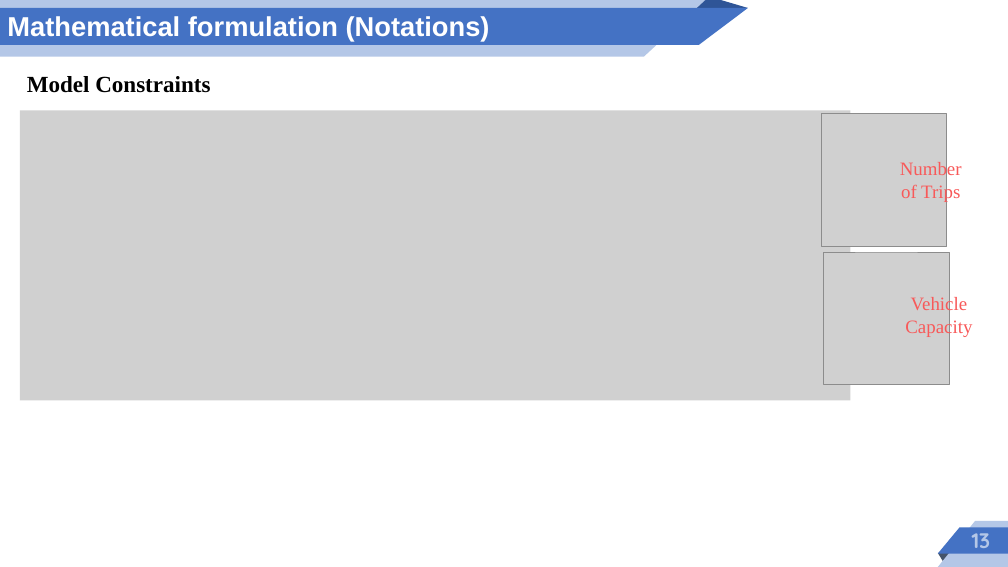
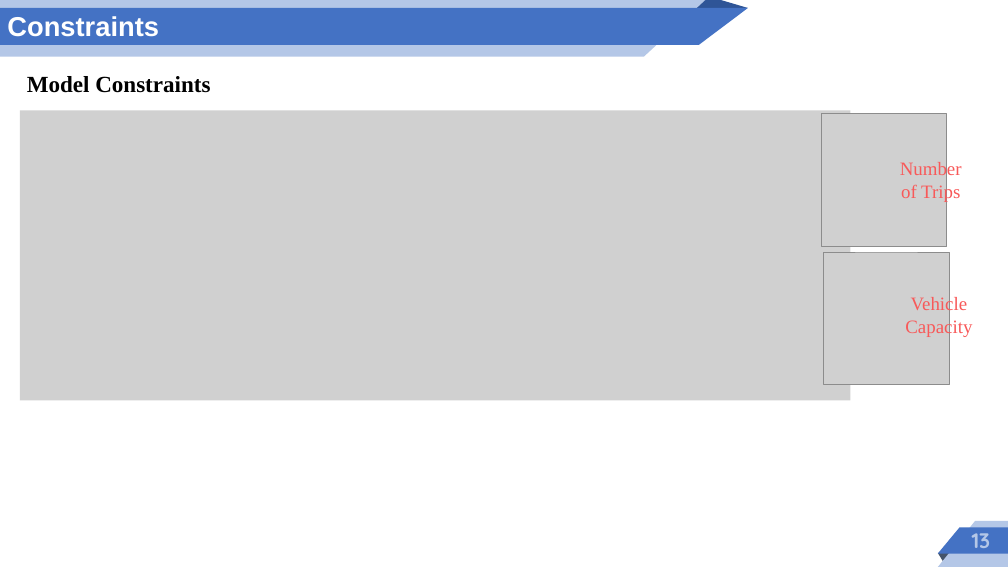
Before and after one commit to tawfiqh58/multiperiod-wood-sc-model, a slide deck: slide 6 of slide.pptx (slide 13 before the commit). Drawn at 1008x567 pixels with LibreOffice and Linux fonts; fonts in the diff are those of the drawing; grey boxes stand for pictures. Boxes give left, top, right and bottom in pixels: in the first picture for what was removed or moved away, otherwise in the second. Text is boxed around its words. In the diff, an @@ line names an element or a change of style, - is before the commit and + after.

```diff
--- a/slide.pptx
+++ b/slide.pptx
@@ text removed at (7, 16, 490, 41) @@
-Mathematical formulation (Notations)
@@ text added at (7, 16, 159, 37), 26 pt, text #FFFFFF, bold @@
+Constraints
```
Also in this commit, not shown: 3 other slides changed, 3 slides added, 21 slides removed, 17 other files.
